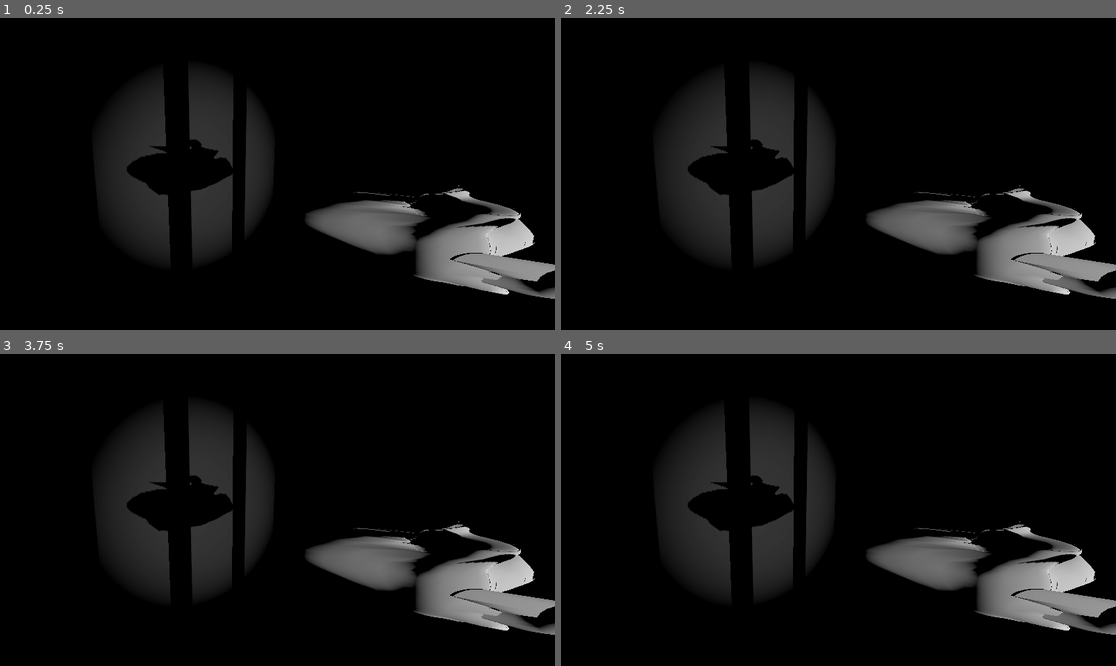
Above: before the commit, frames 1-4 (two rows, left to right).
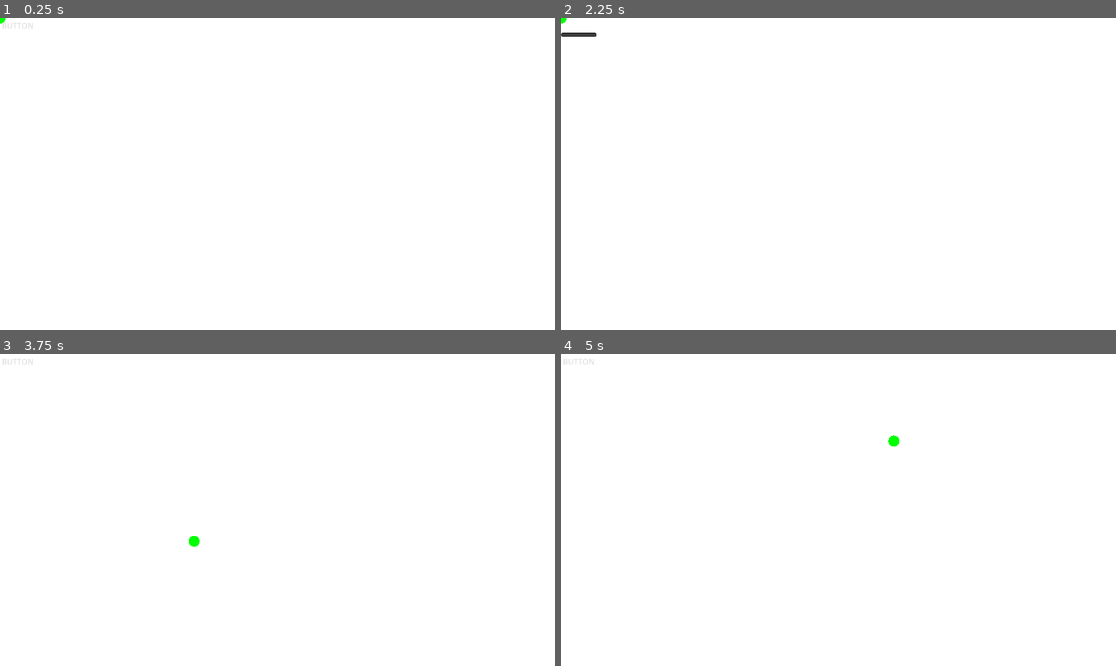
Above: after the commit, the same moments.

Repository: pragmatic-antithesis/in-the-shadows
Game: Godot game, scene res://scenes/main.tscn
Same seed, same stepped clock (60 frames per second), same inputs: the game is played once before the commit and once after it.
Inputs (mouse positions are in pixels of both pictures, inside the frame that each line leads up to):
- Up to frame 1 (0.25 s): no input
- Up to frame 2 (2.25 s): click (577, 24) at 0.5 s, where only the run after the commit has a clickable "BUTTON"; click (577, 24) at 1.25 s, where only the run after the commit has a clickable "BUTTON"; click (577, 24) at 2 s, where only the run after the commit has a clickable "BUTTON"
- Up to frame 3 (3.75 s): tap Enter at 2.75 s; move the mouse to (399, 494) at 2.77 s; hold Shift (grab_control) 2.78-3.5 s; click (399, 494) at 2.92 s; tap Space at 3.5 s; drag from (166, 525) to (249, 572) at 3.52 s
- Up to frame 4 (5 s): tap Enter at 4.25 s; move the mouse to (894, 441) at 4.27 s; hold Shift (grab_control) from 4.28 s (still down); click (894, 441) at 4.42 s

The runs differ from the first frame. In frame 1, 100% of the frame differs, in the area x 0-100%, y 0-100%; in frame 2, 100%; in frame 3, 100%; in frame 4, 100%.

Commit message:
shader menu beginning

Diff:
--- a/scenes/main.tscn
+++ b/scenes/main.tscn
@@ -1,6 +1,8 @@
-[gd_scene load_steps=10 format=3 uid="uid://msf2i0xfisj7"]
+[gd_scene load_steps=13 format=3 uid="uid://msf2i0xfisj7"]
 
 [ext_resource type="PackedScene" uid="uid://baj0qmviex86t" path="res://scenes/puzzle.tscn" id="1_o5qli"]
+[ext_resource type="Shader" uid="uid://b3jnjdm0ud7wn" path="res://shaders/gui.gdshader" id="2_0wfyh"]
+[ext_resource type="Script" uid="uid://blbkhgtq0rlci" path="res://scripts/gui.gd" id="2_sugp2"]
 
 [sub_resource type="ProceduralSkyMaterial" id="ProceduralSkyMaterial_o5qli"]
 sky_horizon_color = Color(0.662243, 0.671743, 0.686743, 1)
@@ -31,6 +33,13 @@
 
 [sub_resource type="ConcavePolygonShape3D" id="ConcavePolygonShape3D_jyhfs"]
 data = PackedVector3Array(-12, 9, 0.5, 12, 9, 0.5, -12, -9, 0.5, 12, 9, 0.5, 12, -9, 0.5, -12, -9, 0.5, 12, 9, -0.5, -1 …(392 unchanged characters)…
+
+[sub_resource type="ShaderMaterial" id="ShaderMaterial_0wfyh"]
+shader = ExtResource("2_0wfyh")
+shader_parameter/base_color = Color(0, 0, 0, 0.7)
+shader_parameter/aspect_ratio = 0.5
+shader_parameter/radius = 0.01
+shader_parameter/u_mouse = Vector2(0, 0)
 
 [node name="Main" type="Node3D"]
 
@@ -73,3 +82,35 @@
 spot_range = 42.0
 spot_angle = 14.0
 spot_angle_attenuation = 0.499998
+
+[node name="CanvasLayer" type="CanvasLayer" parent="."]
+follow_viewport_enabled = true
+
+[node name="GUI" type="Control" parent="CanvasLayer"]
+layout_mode = 3
+anchors_preset = 15
+anchor_right = 1.0
+anchor_bottom = 1.0
+grow_horizontal = 2
+grow_vertical = 2
+script = ExtResource("2_sugp2")
+
+[node name="ColorRect" type="ColorRect" parent="CanvasLayer/GUI"]
+material = SubResource("ShaderMaterial_0wfyh")
+layout_mode = 1
+anchors_preset = 15
+anchor_right = 1.0
+anchor_bottom = 1.0
+grow_horizontal = 2
+grow_vertical = 2
+
+[node name="Menu" type="VBoxContainer" parent="CanvasLayer/GUI"]
+layout_mode = 0
+offset_right = 40.0
+offset_bottom = 40.0
+
+[node name="MenuButton" type="MenuButton" parent="CanvasLayer/GUI/Menu"]
+layout_mode = 2
+text = "BUTTON"
+
+[connection signal="gui_input" from="CanvasLayer/GUI/ColorRect" to="CanvasLayer/GUI" method="_on_color_rect_gui_input"]
--- /dev/null
+++ b/scripts/gui.gd
@@ -0,0 +1,17 @@
+extends Control
+
+
+func _ready() -> void:
+	var button: MenuButton = $Menu/MenuButton
+	button.pressed.connect(_on_start_button_pressed);
+	$ColorRect.material.set_shader_parameter("aspect_ratio", size.y / size.x)
+
+func _on_start_button_pressed() -> void:
+	var basecolor = $ColorRect.material.get_shader_parameter("base_color")
+	print(basecolor)
+	$ColorRect.material.set_shader_parameter("base_color", Vector4(0.0, 0.0, 0.0, 0.0))
+
+func _on_color_rect_gui_input(event: InputEvent) -> void:
+	if event is InputEventMouseMotion:
+		var uv_mouse: Vector2 = get_local_mouse_position() / size
+		$ColorRect.material.set_shader_parameter("u_mouse", uv_mouse)
--- /dev/null
+++ b/shaders/gui.gdshader
@@ -0,0 +1,22 @@
+shader_type canvas_item;
+
+uniform vec4 base_color: source_color = vec4(0.0, 0.0, 0.0, 0.7);
+uniform float aspect_ratio = 0.5;
+uniform float radius = 0.2;
+uniform vec2 u_mouse = vec2(0.45, 0.44);
+
+void vertex() {
+	// Called for every vertex the material is visible on.
+}
+
+void fragment() {
+	vec2 scaledUV = vec2(UV.x, UV.y * aspect_ratio);
+	vec2 scaledMouse = vec2(u_mouse.x, u_mouse.y * aspect_ratio);
+
+    float d = distance(scaledUV, scaledMouse);
+    COLOR = (d < radius) ? vec4(0.0, 1.0, 0.0, 1.0) : vec4(1.0);
+}
+//void light() {
+//	// Called for every pixel for every light affecting the CanvasItem.
+//	// Uncomment to replace the default light processing function with this one.
+//}
Not shown, added: scripts/gui.gd.uid
Not shown, added: shaders/gui.gdshader.uid
